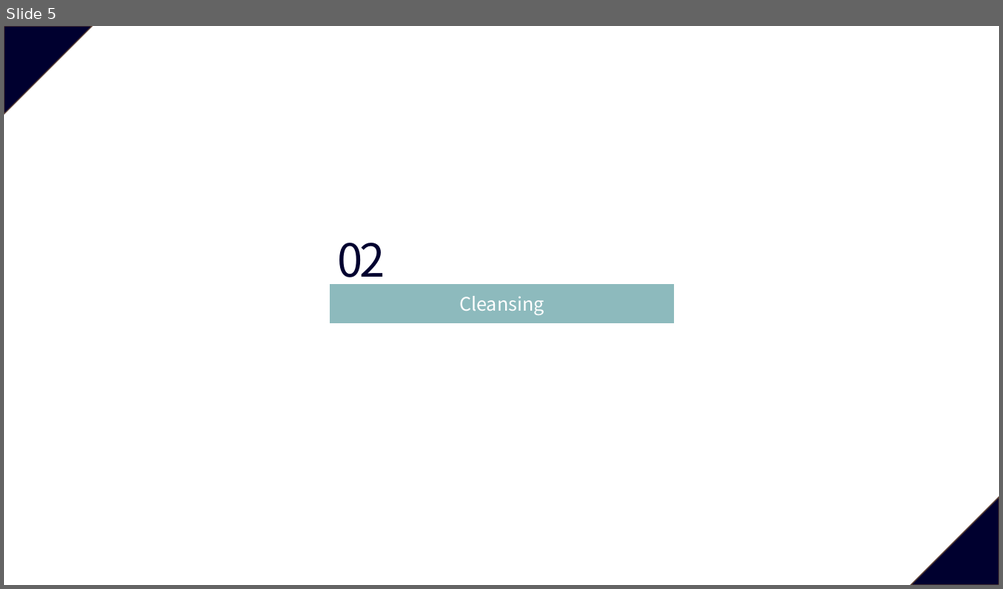
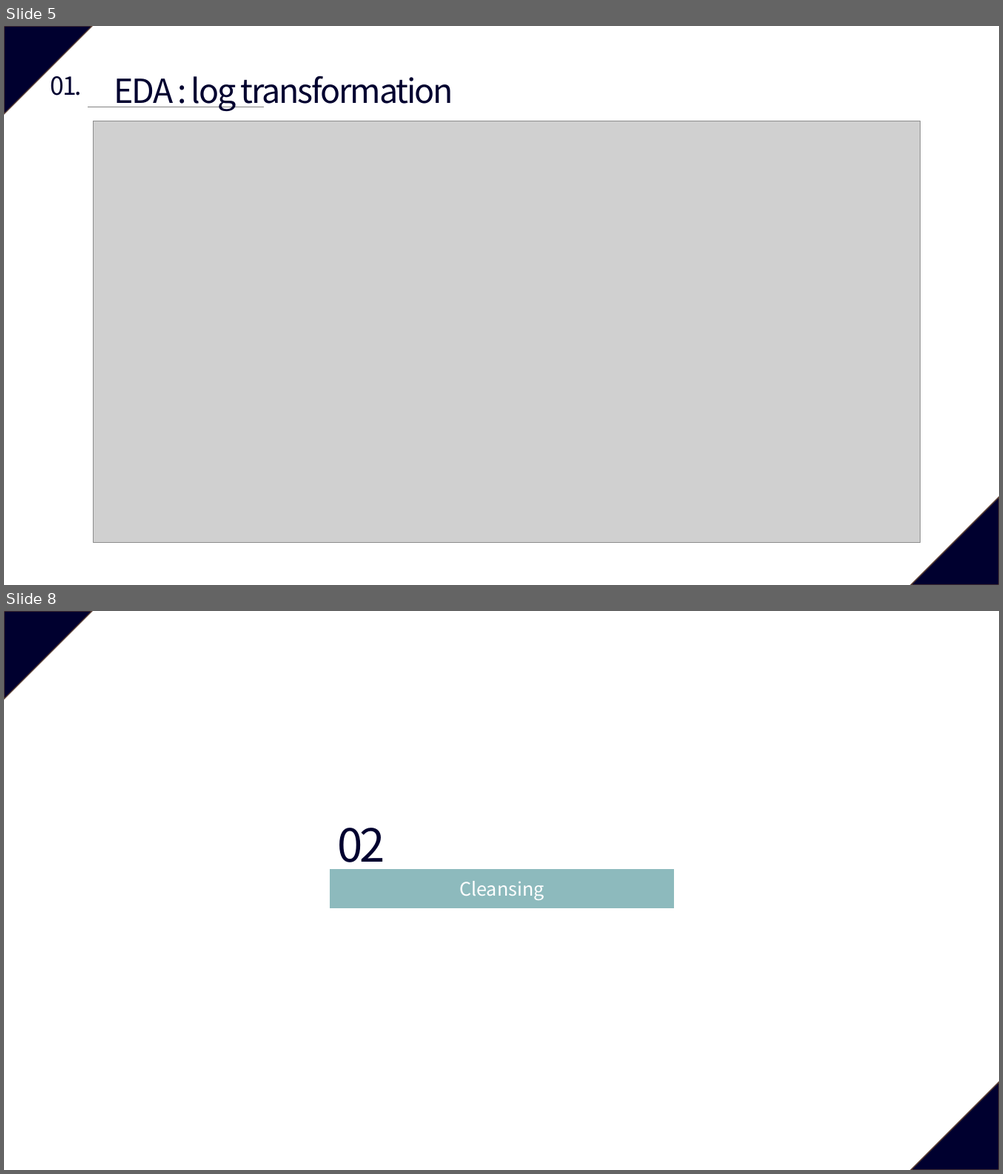
Before and after one commit to hsmoon-91/data-mining, a slide deck: (slide) House_Price.pptx. Shown one above the other, each under a label of ours: slide 5 before the commit, slides 5 and 8 after it; the slides between them are not shown. The pictures are 1003x589 and 1003x1174 pixels, drawn with LibreOffice and Linux fonts; fonts in the diff are those of the drawing; grey boxes stand for pictures. Boxes give left, top, right and bottom in pixels: in the first picture for what was removed or moved away, otherwise in the second. Text is boxed around its words. In the diff, an @@ line names an element or a change of style, - is before the commit and + after.

```diff
--- a/(slide) House_Price.pptx
+++ b/(slide) House_Price.pptx
@@ slide 5 added at box(4, 26, 999, 585), background #FFFFFF; not listed: 2 template elements that a slide beside it also shows @@
@@ text added at box(51, 76, 82, 96), 24 pt, text #00002F @@
+01.
@@ text added at box(114, 76, 453, 112), 32 pt, text #00002F @@
+EDA : log transformation
@@ line added from (88, 107) to (264, 107), #808080 0.5 pt @@
@@ picture added at box(94, 121, 920, 543) @@
@@ what was slide 5 is now slide 8 @@
```
Also in this commit, not shown: 7 slides changed, 3 other slides added, 1 slide removed, 14 other files.
